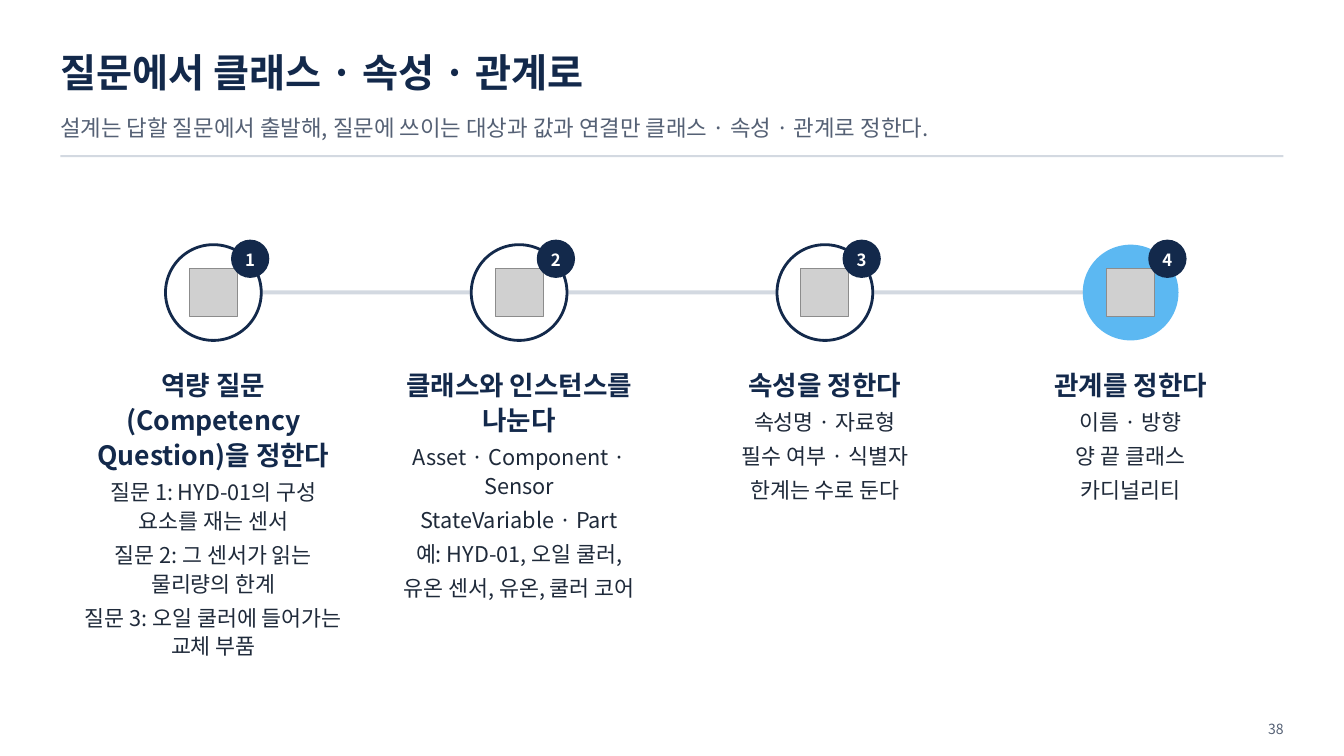
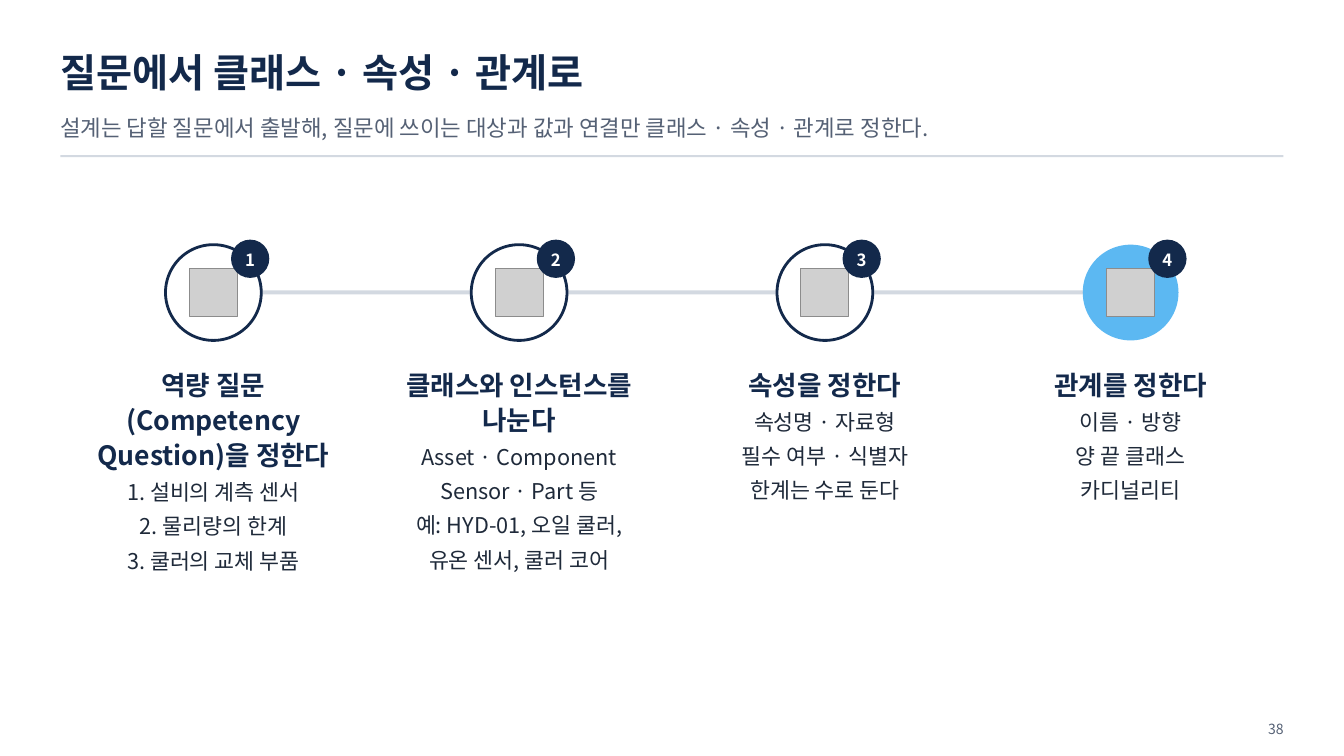
Before and after one commit to uengine-oss/hyd-iot-edu, a slide deck: slide 38 of workspace/강의제작/산출물/통합반/이론/02회차/통합반_02일차.pptx. Drawn at 1344x756 pixels with LibreOffice and Linux fonts; fonts in the diff are those of the drawing; grey boxes stand for pictures. Boxes give left, top, right and bottom in pixels: in the first picture for what was removed or moved away, otherwise in the second. Text is boxed around its words. In the diff, an @@ line names an element or a change of style, - is before the commit and + after.

Commit message:
통합반 2회차 37~43장의 설계 질문과 공급사 승인을 개편하고 편별 강조·쉼을 저장

```diff
--- a/workspace/강의제작/산출물/통합반/이론/02회차/통합반_02일차.pptx
+++ b/workspace/강의제작/산출물/통합반/이론/02회차/통합반_02일차.pptx
@@ text at (421,449,617,501): text changed @@
-Asset · Component · Sensor
-StateVariable · Part
+Asset · Component
+Sensor · Part 등
@@ text at (127,482,300,571): text changed @@
-질문 1: HYD-01의 구성 요소를 재는 센서
-질문 2: 그 센서가 읽는 물리량의 한계
-질문 3: 오일 쿨러에 들어가는 교체 부품
+1. 설비의 계측 센서
+2. 물리량의 한계
+3. 쿨러의 교체 부품
@@ text at (429,550,609,572): text changed @@
-유온 센서, 유온, 쿨러 코어
+유온 센서, 쿨러 코어
```
Also in this commit, not shown: 6 other slides changed, 17 other files.
